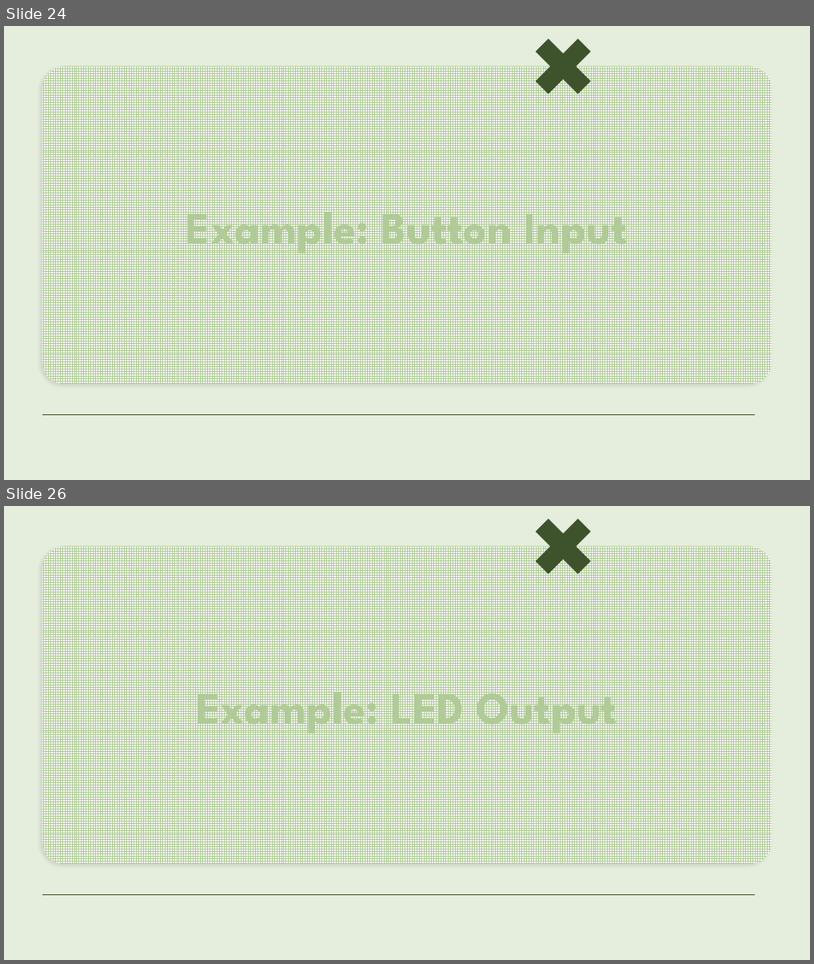
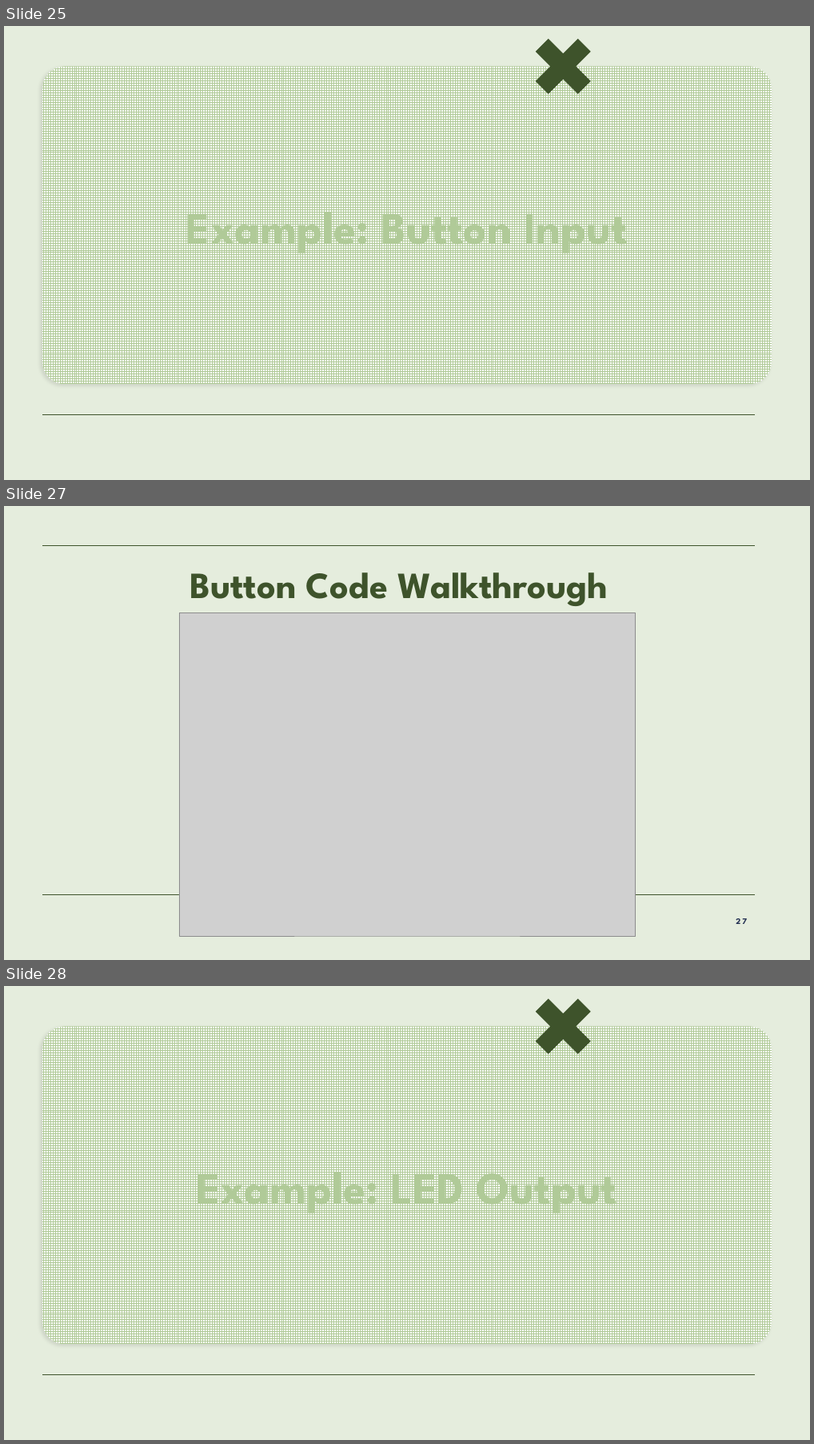
Before and after one commit to caro-line33/intro-to-audio-engineering, a slide deck: week1_microcontrollers/slides/week1.pptx. Shown one above the other, each under a label of ours: slides 24 and 26 before the commit, slides 25, 27 and 28 after it; the slides between them are not shown. The pictures are 814x964 and 814x1444 pixels, drawn with LibreOffice and Linux fonts; fonts in the diff are those of the drawing; grey boxes stand for pictures; background and template pictures are left out. Boxes give left, top, right and bottom in pixels: in the first picture for what was removed or moved away, otherwise in the second. Text is boxed around its words. In the diff, an @@ line names an element or a change of style, - is before the commit and + after.

```diff
--- a/week1_microcontrollers/slides/week1.pptx
+++ b/week1_microcontrollers/slides/week1.pptx
@@ slide 27 added at bbox=[4, 506, 810, 960], background #E5EDDD; not listed: 1 template element that a slide beside it also shows @@
@@ line added from (42, 545) to (754, 545), #3E532A 1 pt @@
@@ title added at bbox=[190, 572, 607, 606], 44 pt, text #3E532A, bold @@
+Button Code Walkthrough
@@ picture added at bbox=[179, 613, 635, 936] @@
@@ page number added at bbox=[736, 918, 747, 924], 10 pt, text #222F51, bold @@
+27
@@ what was slide 24 is now slide 25 @@
@@ what was slide 26 is now slide 28 @@
```
Also in this commit, not shown: 3 slides changed, 13 other slides added, 8 slides removed, 22 other files.
